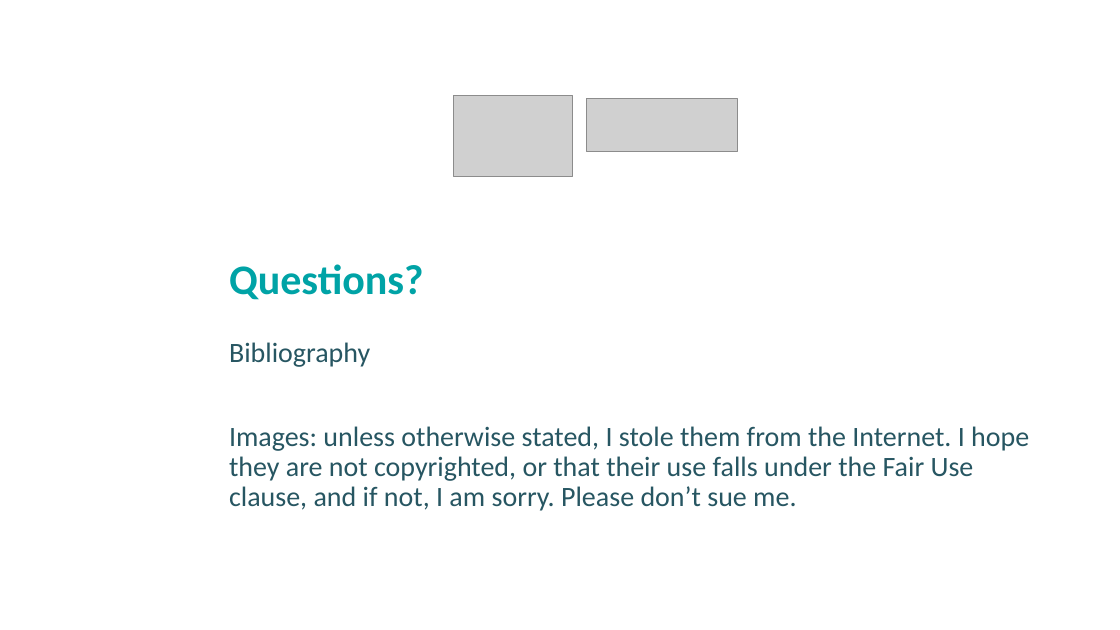
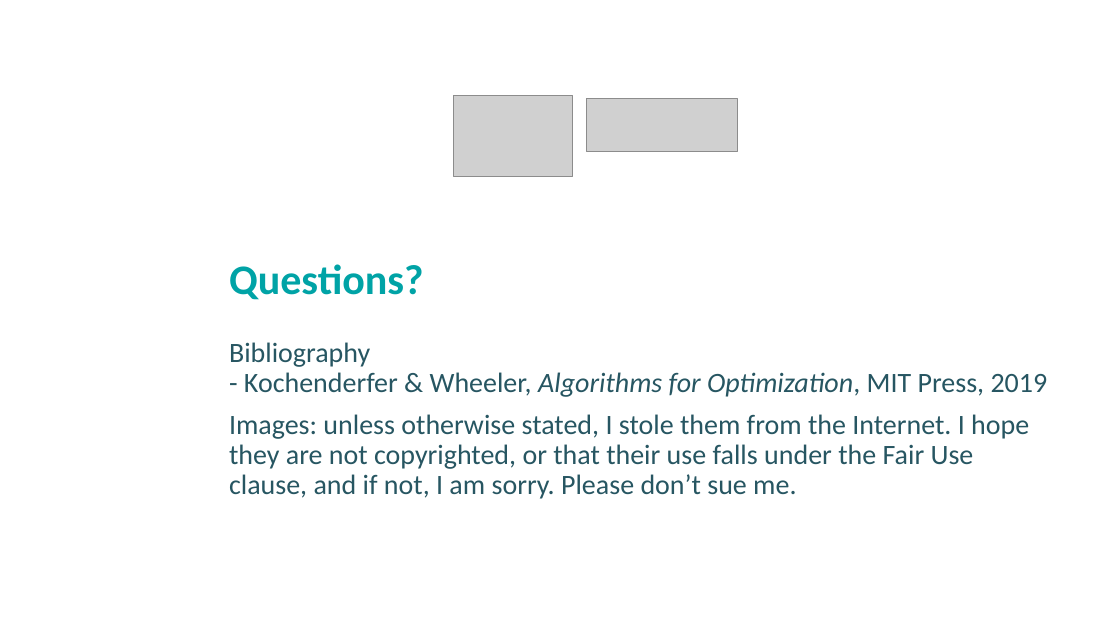
Before and after one commit to albertotonda/teaching, a slide deck: slide 20 of optimization-methods-for-artificial-intelligence/optimization-introduction.pptx. Drawn at 1120x630 pixels with LibreOffice and Linux fonts; fonts in the diff are those of the drawing; grey boxes stand for pictures; background and template pictures are left out. Boxes give left, top, right and bottom in pixels: in the first picture for what was removed or moved away, otherwise in the second. Text is boxed around its words. In the diff, an @@ line names an element or a change of style, - is before the commit and + after.

Commit message:
Working on continuous optimization

```diff
--- a/optimization-methods-for-artificial-intelligence/optimization-introduction.pptx
+++ b/optimization-methods-for-artificial-intelligence/optimization-introduction.pptx
@@ subtitle at <box>229,342,1048,397</box>: text changed @@
-Bibliography
+Bibliography
+- Kochenderfer & Wheeler, Algorithms for Optimization, MIT Press, 2019
```
Also in this commit, not shown: 5 other files.
